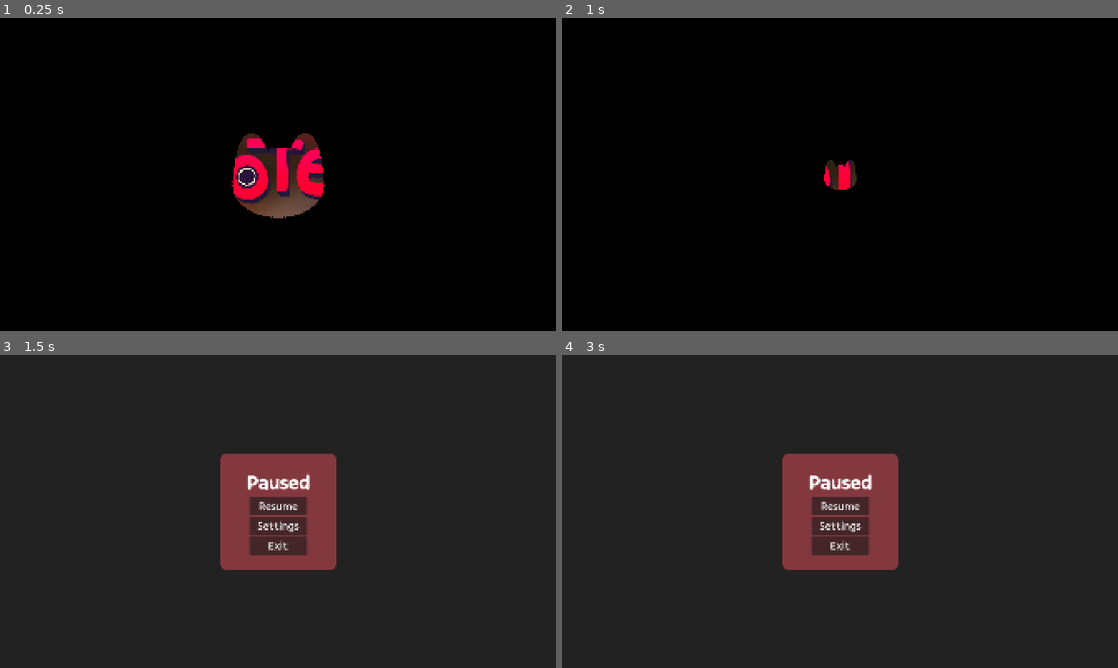
Above: before the commit, frames 1-4 (two rows, left to right).
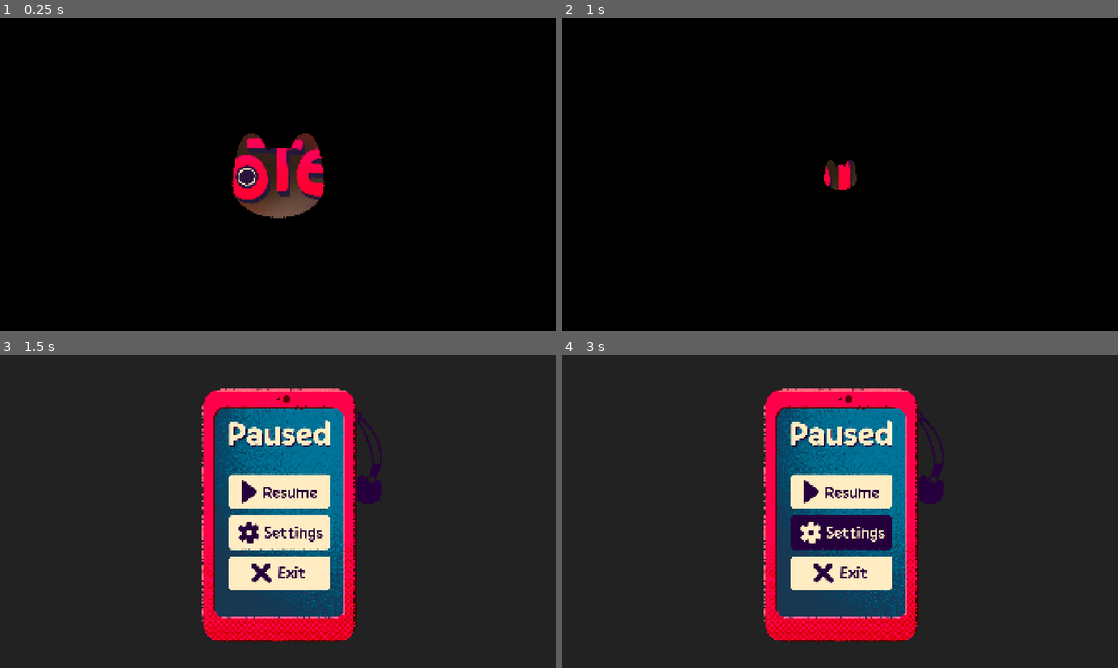
Above: after the commit, the same moments.

Repository: MRafliRasyiidin/catnotes
Game: Godot game, scene res://src/main_menu/main_menu.tscn
The game is run twice, just before and just after one commit, with the same random seed, the same clock (stepped at 60 frames per second) and the same inputs. Sound files missing from this copy of the repository are replaced by a short silence.
Inputs (mouse positions are in pixels of both pictures, inside the frame that each line leads up to):
- Up to frame 1 (0.25 s): no input
- Up to frame 2 (1 s): click "Start" at 0.5 s
- Up to frame 3 (1.5 s): click (539, 373) at 1.25 s
- Up to frame 4 (3 s): tap Enter at 2, 2.75 s; move the mouse to (962, 495) at 2.02 s; click (962, 495) at 2.17 s; drag from (728, 527) to (962, 592) at 2.77 s

Frames 1-2 are identical in both runs. In frame 3, 23% of the frame differs, in the area x 36-69%, y 10-92%; in frame 4, 23%.

Commit message:
feat: pause menu sprite, sfx and music when paused

Diff:
--- a/src/cat/cat.gd
+++ b/src/cat/cat.gd
@@ -9,7 +9,6 @@
 @onready var cat_name: Control = $Name
 @onready var hover_area: Area2D = $Area2D
 @onready var cat_animations: AnimationPlayer = $CatAnimations
-@onready var nametag_animations: AnimationPlayer = $NametagAnimations
 @onready var particles: GPUParticles2D = $GPUParticles2D
 @onready var heart_animations: AnimationPlayer = $HeartAnimations
 
--- a/src/music_manager.gd
+++ b/src/music_manager.gd
@@ -13,6 +13,7 @@
 var current_track: AudioStream = null
 
 func _ready():
+	process_mode = Node.PROCESS_MODE_ALWAYS
 	add_child(music_player)
 	music_player.bus = "Music" # optional audio bus
 	music_player.autoplay = false
--- a/src/sfx_manager.gd
+++ b/src/sfx_manager.gd
@@ -5,6 +5,7 @@
 @onready var paper = preload("res://assets/sfx/paper.mp3")
 @onready var tear = preload("res://assets/sfx/tear.mp3")
 @onready var hiss = preload("res://assets/sfx/hiss.mp3")
+@onready var phone = preload("res://assets/sfx/phone.mp3")
 @onready var pop = preload("res://assets/sfx/pop.mp3")
 @onready var pillows = [
 	preload("res://assets/sfx/pillow_1.mp3"),
@@ -23,6 +24,7 @@
 var _last_meow_indices: Array = []
 
 func _ready():
+	process_mode = Node.PROCESS_MODE_ALWAYS
 	# No need for a single player now — each sound will use its own temporary AudioStreamPlayer
 	pass
 
--- a/src/stages/optionsMenu.tscn
+++ b/src/stages/optionsMenu.tscn
@@ -106,6 +106,7 @@
 theme_override_font_sizes/font_size = 24
 
 [node name="OptionButton" type="OptionButton" parent="MarginContainer/VBoxContainer/MarginContainer/VBoxContainer/HBoxContainer"]
+visible = false
 layout_mode = 2
 theme_override_colors/font_color = Color(1, 1, 1, 1)
 item_count = 2
--- a/src/stages/pause.gd
+++ b/src/stages/pause.gd
@@ -1,8 +1,8 @@
 extends Control
 
-@onready var resume_button: Button = $PauseLayer/MarginContainer/Panel/VBoxContainer/ResumeButton
-@onready var settings_button: Button = $PauseLayer/MarginContainer/Panel/VBoxContainer/SettingsButton
-@onready var quit_button: Button = $PauseLayer/MarginContainer/Panel/VBoxContainer/ExitButton
+@onready var resume_button: TextureButton = $PauseLayer/MarginContainer/Panel/VBoxContainer/ResumeButton
+@onready var settings_button: TextureButton = $PauseLayer/MarginContainer/Panel/VBoxContainer/SettingsButton
+@onready var quit_button: TextureButton = $PauseLayer/MarginContainer/Panel/VBoxContainer/ExitButton
 @onready var options_menu: Control = $PauseLayer/PauseOptionsMenu
 @onready var margin_container: MarginContainer = $PauseLayer/MarginContainer
 #@onready var back_options: Button = $PauseLayer/PauseOptionsMenu/MarginContainer/VBoxContainer/Button
@@ -26,17 +26,21 @@
 		canvas_layer.show()
 	else:
 		canvas_layer.hide()
+	SfxManager.play(SfxManager.phone)
 
 func _on_resume_pressed():
+	SfxManager.play(SfxManager.click)
 	var tree = get_tree()
 	tree.paused = false
 	canvas_layer.hide()
 
 func _on_settings_button_pressed() -> void:
+	SfxManager.play(SfxManager.click)
 	options_menu.visible = true
 	margin_container.visible = false
 
 func _on_exit_button_pressed() -> void:
+	SfxManager.play(SfxManager.click)
 	get_tree().quit()
 
 func _on_resume_button_focus_entered() -> void:
--- a/src/stages/pause.tscn
+++ b/src/stages/pause.tscn
@@ -1,16 +1,16 @@
-[gd_scene load_steps=6 format=3 uid="uid://b46e43lsj0r2p"]
+[gd_scene load_steps=11 format=3 uid="uid://cfc071j6ctgxm"]
 
 [ext_resource type="Script" uid="uid://omvcko3apxsf" path="res://src/stages/pause.gd" id="1_swdrp"]
-[ext_resource type="FontFile" uid="uid://b66pq5t5qiypp" path="res://assets/fonts/medium.otf" id="2_6hqwh"]
-[ext_resource type="FontFile" uid="uid://b5v20ed87aryq" path="res://assets/fonts/bold.otf" id="2_176gy"]
-[ext_resource type="PackedScene" uid="uid://csbdk31ddh25l" path="res://src/stages/optionsMenu.tscn" id="4_oj0qc"]
+[ext_resource type="Texture2D" uid="uid://bo2uxhhn8mj1r" path="res://assets/ui/pause_bg.png" id="3_l2oit"]
+[ext_resource type="Texture2D" uid="uid://bpnworjc75koy" path="res://assets/ui/button/resume_normal.png" id="4_kuswq"]
+[ext_resource type="PackedScene" uid="uid://yekira2jno65" path="res://src/stages/optionsMenu.tscn" id="4_oj0qc"]
+[ext_resource type="Texture2D" uid="uid://x566sv7y48hk" path="res://assets/ui/button/resume_pressed.png" id="5_7kv33"]
+[ext_resource type="Texture2D" uid="uid://yk7wf6q40b1c" path="res://assets/ui/button/settings_normal.png" id="6_18k46"]
+[ext_resource type="Texture2D" uid="uid://cpvxc74xlivts" path="res://assets/ui/button/settings_pressed.png" id="7_8avgl"]
+[ext_resource type="Texture2D" uid="uid://djlcnm20k6c7y" path="res://assets/ui/button/exit_normal.png" id="8_5oxy5"]
+[ext_resource type="Texture2D" uid="uid://bm28xrvrniwi1" path="res://assets/ui/button/exit_pressed.png" id="9_i00hc"]
 
-[sub_resource type="StyleBoxFlat" id="StyleBoxFlat_swdrp"]
-bg_color = Color(0.530813, 0.224137, 0.247841, 0.960784)
-corner_radius_top_left = 20
-corner_radius_top_right = 20
-corner_radius_bottom_right = 20
-corner_radius_bottom_left = 20
+[sub_resource type="StyleBoxEmpty" id="StyleBoxEmpty_l2oit"]
 
 [node name="Pause" type="Control"]
 process_mode = 2
@@ -53,9 +53,14 @@
 grow_horizontal = 2
 grow_vertical = 2
 
+[node name="TextureRect" type="TextureRect" parent="PauseLayer/MarginContainer"]
+layout_mode = 2
+texture = ExtResource("3_l2oit")
+stretch_mode = 3
+
 [node name="Panel" type="Panel" parent="PauseLayer/MarginContainer"]
 layout_mode = 2
-theme_override_styles/panel = SubResource("StyleBoxFlat_swdrp")
+theme_override_styles/panel = SubResource("StyleBoxEmpty_l2oit")
 
 [node name="VBoxContainer" type="VBoxContainer" parent="PauseLayer/MarginContainer/Panel"]
 layout_mode = 1
@@ -64,46 +69,42 @@
 anchor_top = 0.5
 anchor_right = 0.5
 anchor_bottom = 0.5
-offset_left = -109.5
-offset_top = -146.5
-offset_right = 109.5
-offset_bottom = 146.5
+offset_left = -174.0
+offset_top = -114.0
+offset_right = 181.0
+offset_bottom = 257.0
 grow_horizontal = 2
 grow_vertical = 2
+theme_override_constants/separation = 20
 
-[node name="Label" type="Label" parent="PauseLayer/MarginContainer/Panel/VBoxContainer"]
-layout_mode = 2
-size_flags_horizontal = 4
-theme_override_fonts/font = ExtResource("2_176gy")
-theme_override_font_sizes/font_size = 70
-text = "Paused"
-
-[node name="ResumeButton" type="Button" parent="PauseLayer/MarginContainer/Panel/VBoxContainer"]
+[node name="ResumeButton" type="TextureButton" parent="PauseLayer/MarginContainer/Panel/VBoxContainer"]
 process_mode = 2
 custom_minimum_size = Vector2(200, 64)
 layout_mode = 2
 size_flags_horizontal = 4
-theme_override_fonts/font = ExtResource("2_6hqwh")
-theme_override_font_sizes/font_size = 40
-text = "Resume"
+texture_normal = ExtResource("4_kuswq")
+texture_pressed = ExtResource("5_7kv33")
+texture_hover = ExtResource("5_7kv33")
+texture_focused = ExtResource("4_kuswq")
 
-[node name="SettingsButton" type="Button" parent="PauseLayer/MarginContainer/Panel/VBoxContainer"]
+[node name="SettingsButton" type="TextureButton" parent="PauseLayer/MarginContainer/Panel/VBoxContainer"]
 process_mode = 2
 custom_minimum_size = Vector2(200, 64)
 layout_mode = 2
 size_flags_horizontal = 4
-theme_override_fonts/font = ExtResource("2_6hqwh")
-theme_override_font_sizes/font_size = 40
-text = "Settings"
+texture_normal = ExtResource("6_18k46")
+texture_pressed = ExtResource("7_8avgl")
+texture_hover = ExtResource("7_8avgl")
+texture_focused = ExtResource("6_18k46")
 
-[node name="ExitButton" type="Button" parent="PauseLayer/MarginContainer/Panel/VBoxContainer"]
+[node name="ExitButton" type="TextureButton" parent="PauseLayer/MarginContainer/Panel/VBoxContainer"]
 process_mode = 2
-custom_minimum_size = Vector2(200, 64)
 layout_mode = 2
 size_flags_horizontal = 4
-theme_override_fonts/font = ExtResource("2_6hqwh")
-theme_override_font_sizes/font_size = 40
-text = "Exit"
+texture_normal = ExtResource("8_5oxy5")
+texture_pressed = ExtResource("9_i00hc")
+texture_hover = ExtResource("9_i00hc")
+texture_focused = ExtResource("8_5oxy5")
 
 [connection signal="focus_entered" from="PauseLayer/MarginContainer/Panel/VBoxContainer/ResumeButton" to="." method="_on_resume_button_focus_entered"]
 [connection signal="pressed" from="PauseLayer/MarginContainer/Panel/VBoxContainer/ResumeButton" to="." method="_on_resume_pressed"]
--- a/src/stages/pause_options_menu.gd
+++ b/src/stages/pause_options_menu.gd
@@ -30,6 +30,7 @@
 	sfx_slider.value_changed.connect(_on_sfx_volume_changed)
 
 func _on_fullscreen_toggled(pressed):
+	SfxManager.play(SfxManager.click)
 	if pressed:
 		DisplayServer.window_set_mode(DisplayServer.WINDOW_MODE_FULLSCREEN)
 	else:
@@ -44,6 +45,7 @@
 	center_window()
 
 func _on_music_volume_changed(value):
+	SfxManager.play(SfxManager.click)
 	var music_bus_idx = AudioServer.get_bus_index("Music")
 	if music_bus_idx != -1:
 		# If slider is at minimum, mute the audio
@@ -53,6 +55,7 @@
 			AudioServer.set_bus_volume_db(music_bus_idx, value)
 
 func _on_sfx_volume_changed(value):
+	SfxManager.play(SfxManager.click)
 	var sfx_bus_idx = AudioServer.get_bus_index("SFX")
 	if sfx_bus_idx != -1:
 		# If slider is at minimum, mute the audio
@@ -95,5 +98,6 @@
 
 
 func _on_button_pressed() -> void:
+	SfxManager.play(SfxManager.click)
 	emit_signal("back_options_pressed")
 	self.hide()
--- a/src/stages/stage_1.tscn
+++ b/src/stages/stage_1.tscn
@@ -96,7 +96,7 @@
 0:0/animation_frame_1/duration = 1.0
 0:0/animation_frame_2/duration = 1.0
 0:0/0 = 0
-0:0/0/modulate = Color(1, 1, 1, 0.345098)
+0:0/0/modulate = Color(1, 1, 1, 0.5)
 
 [sub_resource type="TileSetAtlasSource" id="TileSetAtlasSource_ykrsh"]
 texture = ExtResource("7_tuj6d")
@@ -290,7 +290,6 @@
 texture = ExtResource("6_nygk3")
 
 [node name="CatSpots" type="TileMapLayer" parent="."]
-modulate = Color(92.076, 58.196, 100, 1)
 tile_map_data = PackedByteArray("AAD1/yMAAAAAAAAAAADt/x8AAAAAAAAAAAACAB8AAAAAAAAAAAD6/ygAAAAAAAAAAADw/z4AAAAAAAAAAAD1/xwAAAAAAAAAAAA=")
 tile_set = SubResource("TileSet_mf4mk")
 
Not shown, added: assets/sfx/phone.mp3.import
Binary file added: assets/ui/button/exit_normal.png
Not shown, added: assets/ui/button/exit_normal.png.import
Binary file added: assets/ui/button/exit_pressed.png
Not shown, added: assets/ui/button/exit_pressed.png.import
Not shown, added: assets/ui/button/phone.mp3.import
Binary file added: assets/ui/button/resume_normal.png
Not shown, added: assets/ui/button/resume_normal.png.import
Binary file added: assets/ui/button/resume_pressed.png
Not shown, added: assets/ui/button/resume_pressed.png.import
Binary file added: assets/ui/button/settings_normal.png
Not shown, added: assets/ui/button/settings_normal.png.import
(and 8 more such lines)
